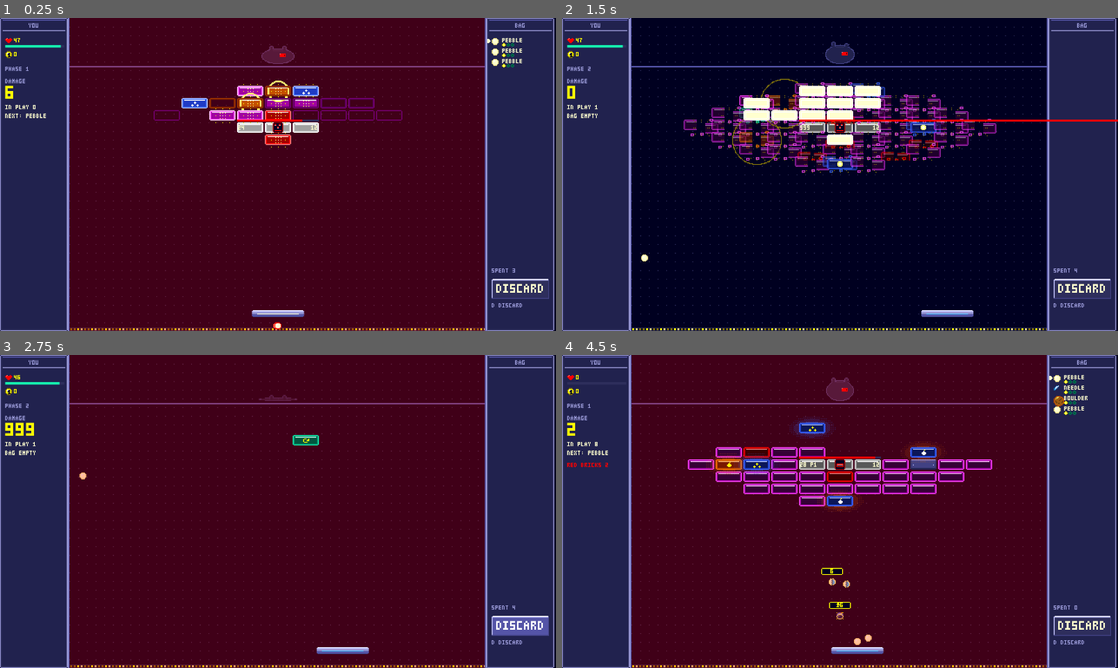
Above: before the commit, frames 1-4 (two rows, left to right).
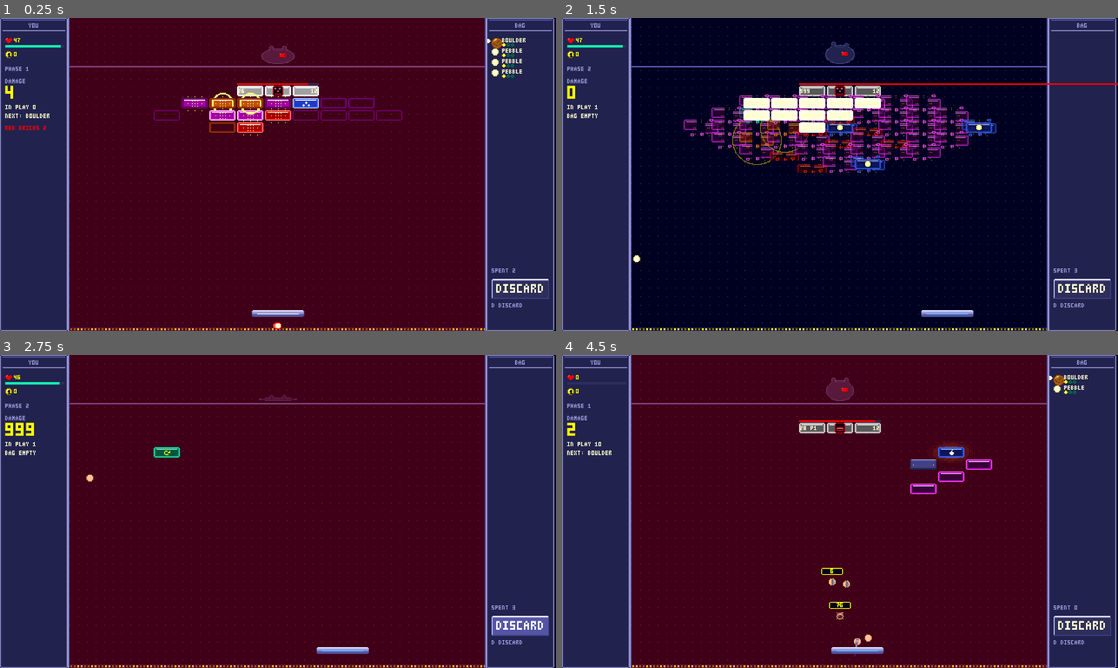
Above: after the commit, the same moments.

Repository: alpacaxander/breakin-cremental
Game: Godot game, scene res://tests/smoke.tscn
Same seed, same stepped clock (60 frames per second), same inputs: the game is played once before the commit and once after it. This scene is started directly instead of the project's main scene.
Inputs (mouse positions are in pixels of both pictures, inside the frame that each line leads up to):
- Up to frame 1 (0.25 s): no input
- Up to frame 2 (1.5 s): tap Enter at 0.5 s; move the mouse to (962, 158) at 0.52 s; hold D 0.53-1.25 s; click (962, 158) at 0.67 s; tap Space at 0.77 s; drag from (728, 190) to (812, 237) at 1.27 s
- Up to frame 3 (2.75 s): click "DISCARD" at 2 s
- Up to frame 4 (4.5 s): move the mouse to (895, 442) at 2.77 s; hold D 2.78-3.5 s; drag from (812, 574) to (673, 464) at 3.52 s; move the mouse to (1006, 558) at 4.27 s; hold Left from 4.28 s (still down)

The runs differ from the first frame. In frame 1, 2.1% of the frame differs, in the area x 0-95%, y 6-82%; in frame 2, 4.6%; in frame 3, 0.4%; in frame 4, 6.3%, in the area x 0-95%, y 6-97%.

Commit message:
Fix organ review findings: dead wind-ups, sealed vaults, the fuse, stale saves
A dead organ's scheduled hazard fizzles. The legacy bridge stamps its
organ on the top row, so it seals no vault and covers no drawn kind;
test.gd's flood now counts organ cells as walls and checks the stamp.
fuse_box's contract row matches arm-then-detonate. An old-version
run.json is deleted on load so CONTINUE goes away.

Co-Authored-By: Claude Opus 5.5 <noreply@anthropic.com>

Diff:
--- a/src/arena.gd
+++ b/src/arena.gd
@@ -777,7 +777,7 @@
 
 ## Organ o's intent takes effect on the board.
 func _hazard(o: Organ, id: String, count: int) -> void:
-	if over:
+	if over or o.dead:  # a dead organ's wind-up fizzles; hazards already out keep going
 		return
 	match id:
 		"red_bricks": _red_bricks(count)
--- a/src/game.gd
+++ b/src/game.gd
@@ -102,6 +102,7 @@
 		return false
 	var d = _ints(JSON.parse_string(FileAccess.get_file_as_string(path)))
 	if typeof(d) != TYPE_DICTIONARY or d.get("version") != RUN_VERSION:
+		DirAccess.remove_absolute(path)  # so the menu drops CONTINUE instead of offering a save that never loads
 		return false
 	run = d
 	return true
--- a/src/tuning.gd
+++ b/src/tuning.gd
@@ -382,17 +382,16 @@
 	return ENCOUNTERS.keys() + ENEMIES.keys()
 
 
-## An encounter's row. An ENEMIES id comes back as a one-organ encounter, its organ a 3-cell "111" at the board centre.
+## An encounter's row. An ENEMIES id comes back as a one-organ encounter, its organ a 3-cell "111" at the centre of the top row.
 static func encounter(id: String) -> Dictionary:
 	if id in ENCOUNTERS:
 		return ENCOUNTERS[id]
 	var e: Dictionary = ENEMIES[id]
-	# ponytail: legacy bridge, a 3-cell organ stamped at the board centre until each enemy is authored as an encounter
+	# ponytail: legacy bridge, a 3-cell organ stamped at the top row's centre (it seals no vault and covers no drawn kind; test.gd checks) until each enemy is authored as an encounter
 	var rows: Array = e.board.rows.duplicate()
-	var m := rows.size() / 2
-	var line: String = rows[m]
+	var line: String = rows[0]
 	var c0 := (line.length() - 3) / 2
-	rows[m] = line.substr(0, c0) + "111" + line.substr(c0 + 3)
+	rows[0] = line.substr(0, c0) + "111" + line.substr(c0 + 3)
 	var enc := {role = e.role, tier = e.tier, band = id, w = e.w, organs = [id], win = [id], board = e.board.merged({rows = rows}, true)}
 	for k in ["steal", "jackpot", "advance", "shield_start"]:
 		if k in e:
--- a/tests/smoke.gd
+++ b/tests/smoke.gd
@@ -241,6 +241,10 @@
 	add_child(a)
 	await get_tree().process_frame
 	var org = a.organs[0]
+	org.dead = true
+	a._hazard(org, "enemy_balls", 3)
+	assert(a.hazards.is_empty(), "an organ that died during its wind-up fires nothing")
+	org.dead = false
 	a._hazard(org, "enemy_balls", 3)
 	assert(a.hazards.size() == 1 and a.hazards[0].vel == Vector2.ZERO and a.hazards[0].position == org.position, "the wind-up ring is up on the organ")
 	await get_tree().create_timer(H.enemy_balls.windup + H.enemy_balls.gap * 2 + 0.1).timeout
--- a/tests/test.gd
+++ b/tests/test.gd
@@ -32,9 +32,14 @@
 		check(rows.all(func(l): return Array(l.split("")).all(func(ch): return ch in Tuning.BOARD_KEYS or ch in digits)), "%s's layout uses only BOARD_KEYS glyphs and its organs' digits" % id)
 		for d in digits:
 			check(d in "".join(rows), "%s's organ %s has cells on the board" % [id, d])
+		if id in Tuning.ENEMIES:  # the bridge stamps its organ over plain or rolled cells only, never a drawn glyph
+			var src: Array = Tuning.ENEMIES[id].board.rows
+			for r in rows.size():
+				for c in rows[r].length():
+					check(rows[r][c] == src[r][c] or src[r][c] in "x?.#", "%s's bridged organ covers no drawn %s at row %d col %d" % [id, src[r][c], r, c])
 		# Every brick is reachable past the drawn solids: flood the open cells from outside the layout, 4-way.
 		# ponytail: a 4-way grid walk ignores the half-step offset of short rows; fine while honey pillars run straight.
-		var solid := func(r: int, c: int) -> bool: return r >= 0 and r < rows.size() and c >= 0 and c < rows[r].length() and rows[r][c] == "#"
+		var solid := func(r: int, c: int) -> bool: return r >= 0 and r < rows.size() and c >= 0 and c < rows[r].length() and rows[r][c] in "#123456789"
 		var seen := {Vector2i(-1, -1): true}
 		var todo := [Vector2i(-1, -1)]
 		while todo:
@@ -46,7 +51,7 @@
 					todo.append(q)
 		for r in rows.size():
 			for c in rows[r].length():
-				if not rows[r][c] in ".#":
+				if not rows[r][c] in ".#123456789":
 					check(Vector2i(r, c) in seen, "%s's brick at row %d col %d is reachable past the solids" % [id, r, c])
 		var drawn := func(kind: String) -> int: return "".join(rows).count({crit = "c", refresh = "r"}[kind])
 		for s in 200:
@@ -247,7 +252,7 @@
 	check(g.load_run() and g.run == saved and g.run.bag[0].rank is int, "run save round-trips with ints")
 	g.run.version = 1
 	g.save_run()
-	check(not g.load_run(), "a save of an older version is dropped")
+	check(not g.load_run() and not g.has_run(), "a save of an older version is dropped, and CONTINUE with it")
 	# Events (docs/content.md "Gold, rewards, shop, events"), rolled at the node stood on.
 	g.new_run(21)
 	g.enter_node(0)
Not shown, changed: docs/content.md
